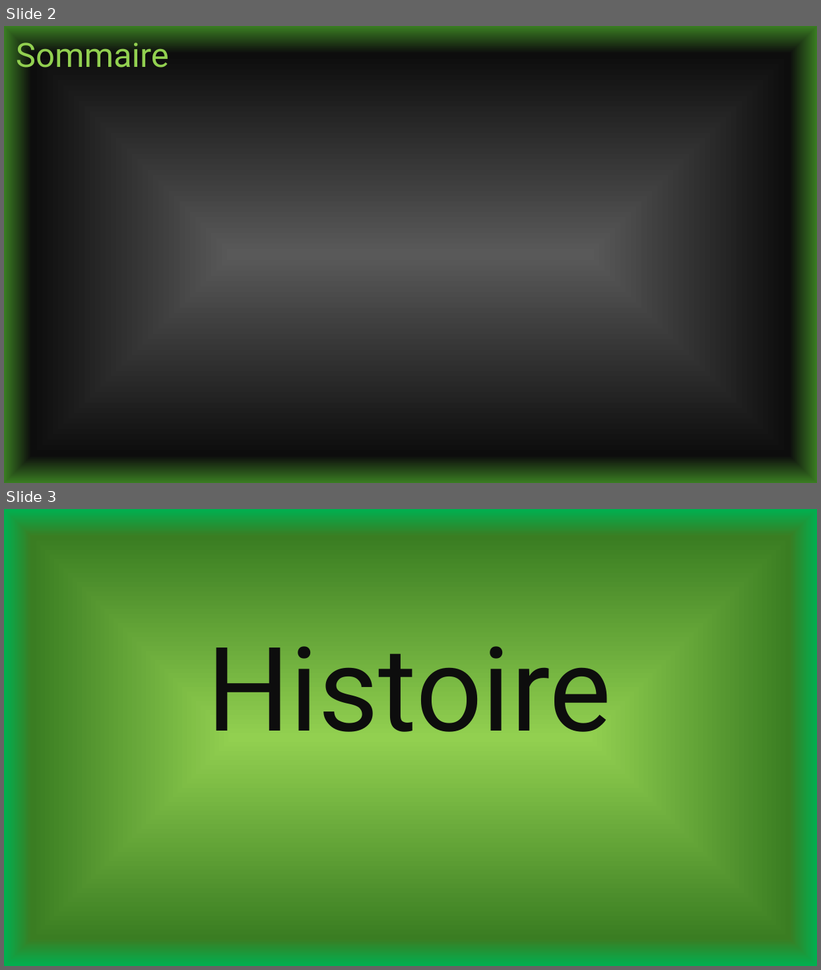
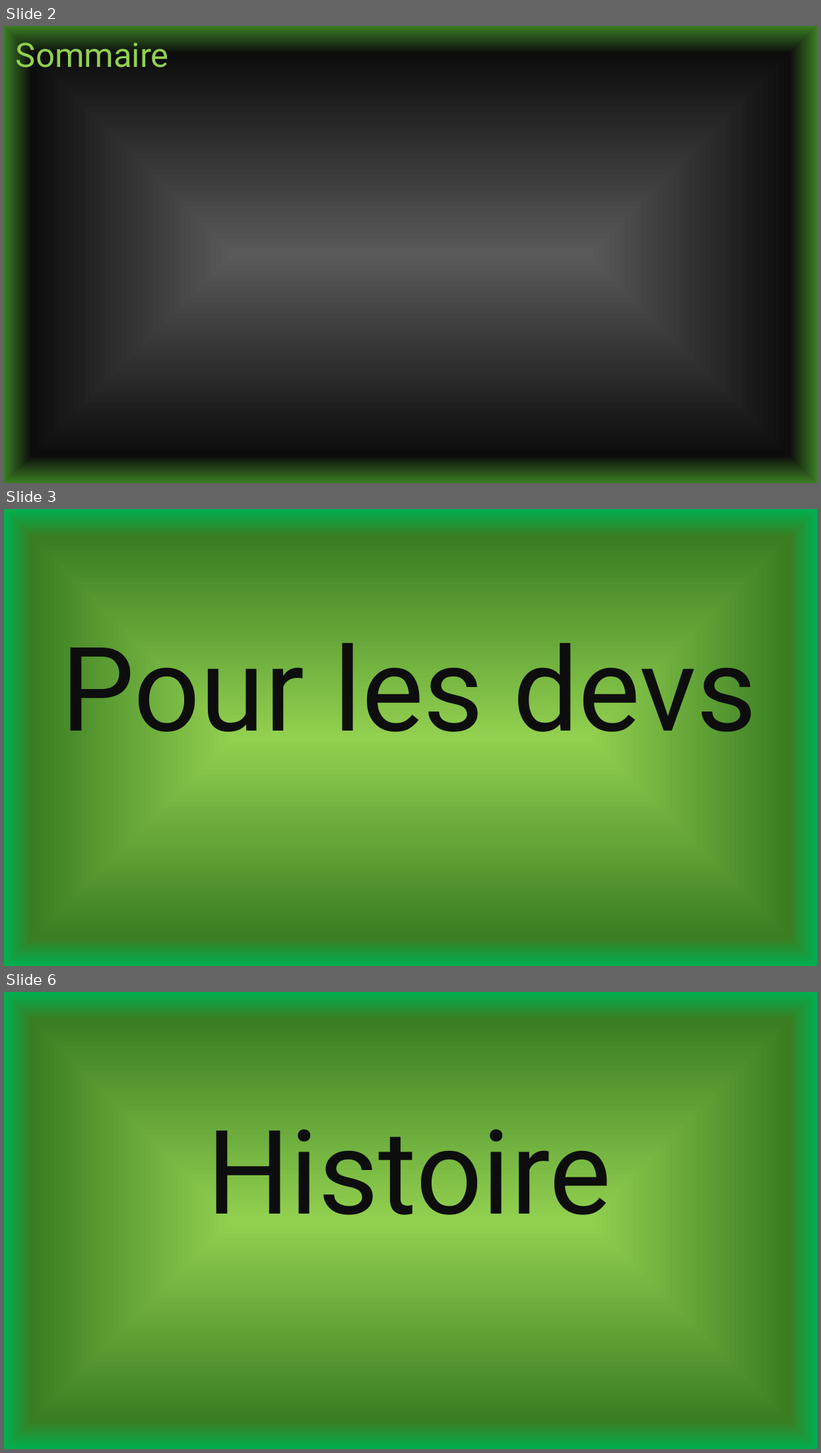
Before and after one commit to Oxburn/MyGame, a slide deck: MyGame.pptx. Shown one above the other, each under a label of ours: slides 2 and 3 before the commit, slides 2, 3 and 6 after it; the slides between them are not shown. The pictures are 821x970 and 821x1453 pixels, drawn with LibreOffice and Linux fonts; fonts in the diff are those of the drawing. Boxes give left, top, right and bottom in pixels: in the first picture for what was removed or moved away, otherwise in the second. Text is boxed around its words. In the diff, an @@ line names an element or a change of style, - is before the commit and + after.

```diff
--- a/MyGame.pptx
+++ b/MyGame.pptx
@@ slide 3 added at <box>4,509,817,966</box>, background gradient #92D050 to #3B7D23 to #00B050 @@
@@ title added at <box>61,643,757,751</box>, 138 pt, text #0D0D0D @@
+Pour les devs
@@ what was slide 3 is now slide 6 @@
```
Also in this commit, not shown: 2 other slides added, 26 other files.
